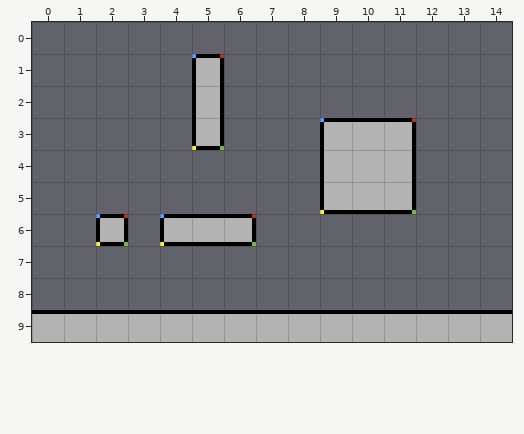
A Tiled map gets an edit: Engine/Assest/Map/temp.tmx. Above is the file before it was changed.
Cells are 32x32 px. Shown: x 0..14, y 0..9.
The same view after the edit:
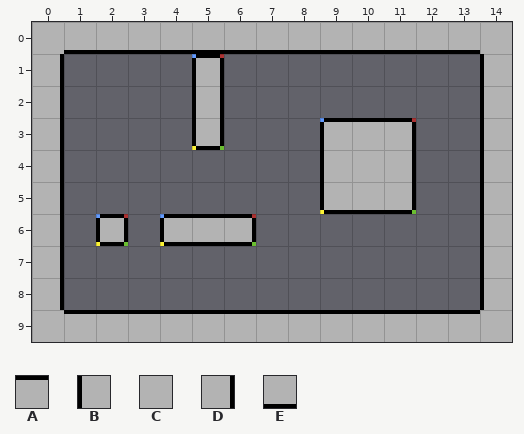
Key: from "Tiled1": A 1, B 4, C 5, D 6, E 9.
_ is an empty cell.
Changes in this commit:
Layer "BackGround":
The author put tile B in rows 1 to 8 at x 14.
Tile A becomes tile C in row 9 at x 0 and 14.
The author put tile C in row 0 at x 0 and 14.
The author put tile D in rows 1 to 8 at x 0.
The author put tile E in row 0 at x 1 to 13.
